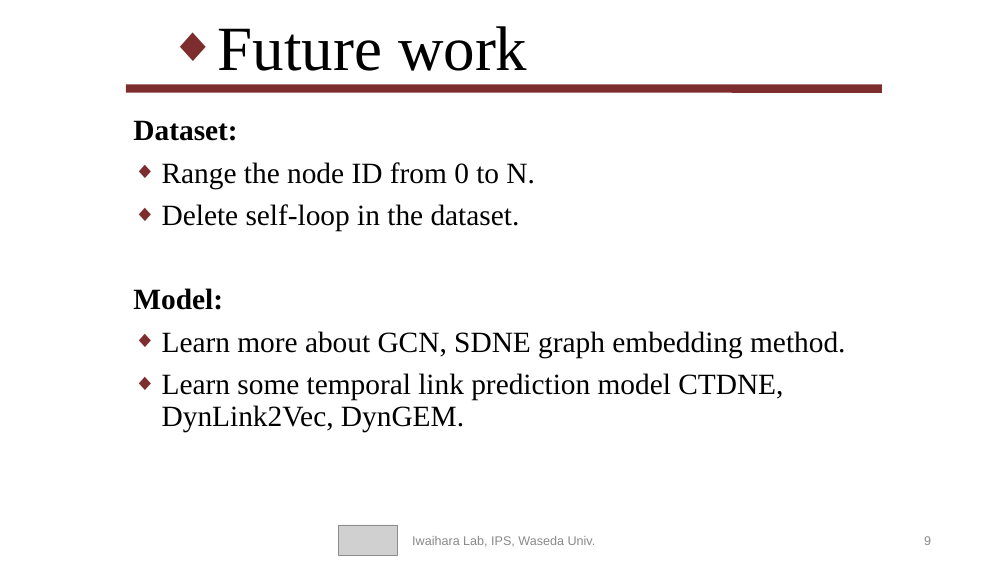
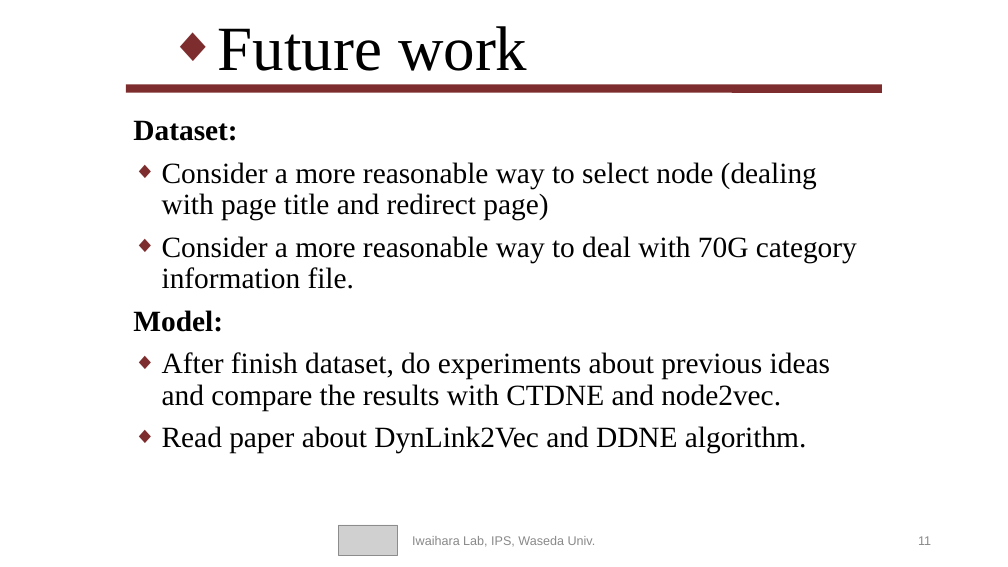
Before and after one commit to f1rstb100d/greedy, a slide deck: slide 11 of MaJiaji_20200604 - 副本.pptx (slide 9 before the commit). Drawn at 1008x567 pixels with LibreOffice and Linux fonts; fonts in the diff are those of the drawing; grey boxes stand for pictures. Boxes give left, top, right and bottom in pixels: in the first picture for what was removed or moved away, otherwise in the second. Text is boxed around its words. In the diff, an @@ line names an element or a change of style, - is before the commit and + after.

```diff
--- a/MaJiaji_20200604 - 副本.pptx
+++ b/MaJiaji_20200604 - 副本.pptx
@@ text at [162, 162, 857, 289]: text changed @@
-◆ Range the node ID from 0 to N.
-◆ Delete self-loop in the dataset.
+◆ Consider a more reasonable way to select node (dealing with page title and redirect page)
+◆ Consider a more reasonable way to deal with 70G category information file.
@@ text at [162, 352, 830, 453]: text changed @@
-◆ Learn more about GCN, SDNE graph embedding method.
-◆ Learn some temporal link prediction model CTDNE, DynLink2Vec, DynGEM.
+◆ After finish dataset, do experiments about previous ideas and compare the results with CTDNE and node2vec.
+◆ Read paper about DynLink2Vec and DDNE algorithm.
@@ page number at [918, 536, 931, 545]: text changed @@
-9
+11
```
Also in this commit, not shown: 3 other slides changed, 3 slides added, 1 slide removed.
